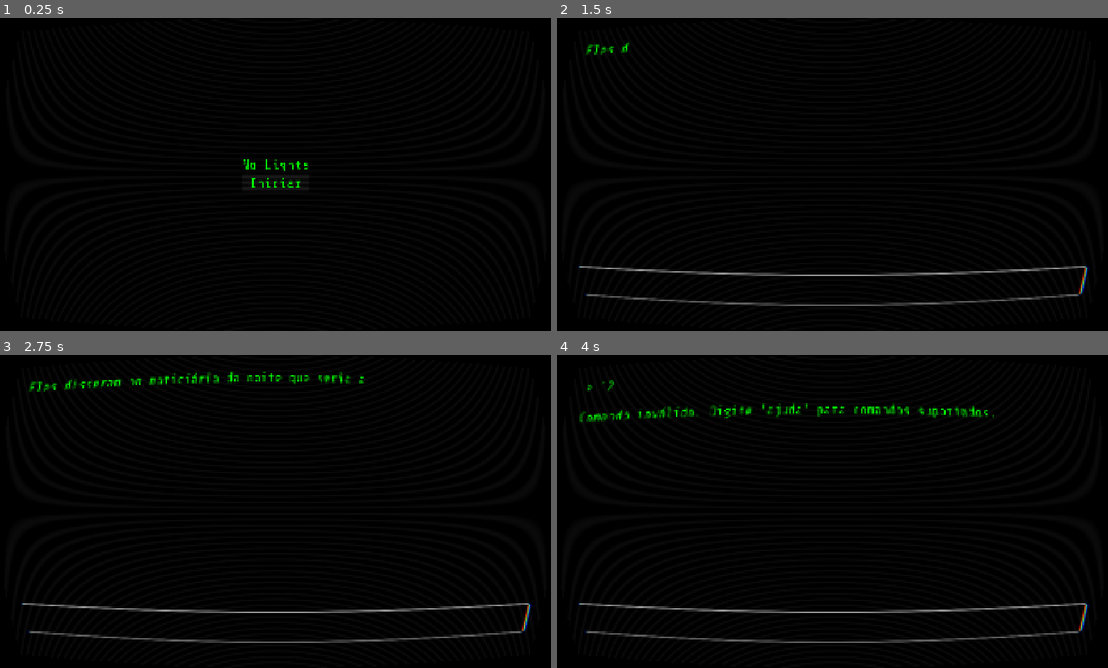
Above: before the commit, frames 1-4 (two rows, left to right).
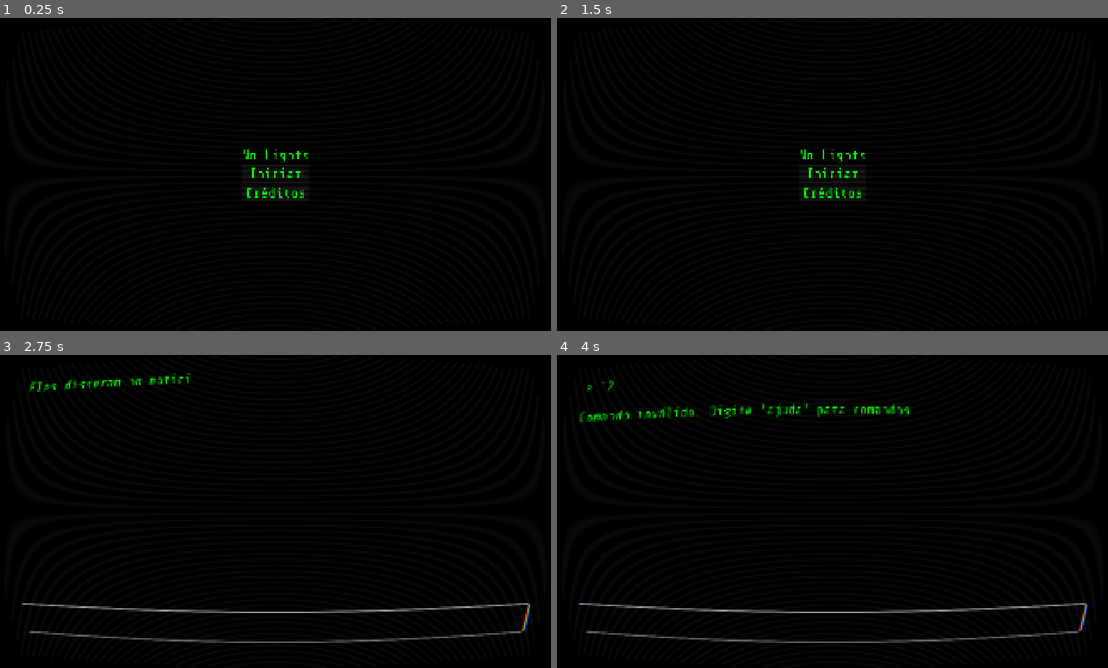
Above: after the commit, the same moments.

Repository: brenoASantana/no-lights
Game: Godot game, scene res://scenes/main_menu/main_menu.tscn
Two runs of this game, one before a commit and one after it. Both use one fixed random seed, a clock stepped at 60 frames per second and the inputs below.
Inputs (mouse positions are in pixels of both pictures, inside the frame that each line leads up to):
- Up to frame 1 (0.25 s): no input
- Up to frame 2 (1.5 s): click (832, 193) at 0.5 s, where only the run after the commit has a clickable "Créditos"; click "Iniciar" (after the commit: "Voltar ao menu") at 1.25 s
- Up to frame 3 (2.75 s): click (275, 511) at 2 s, where only the run after the commit has a clickable "Iniciar"
- Up to frame 4 (4 s): click (832, 627) at 2.77 s; type "12" at 2.85 s; tap Enter (ui_accept) at 3.5, 3.77 s; move the mouse to (865, 511) at 3.52 s

The runs differ from the first frame. In frame 1, 0.6% of the frame differs, in the area x 44-57%, y 42-58%; in frame 2, 1.9%, in the area x 3-97%, y 7-92%; in frame 3, 0.4%; in frame 4, 0.2%.

Commit message:
feat: add credits scene and navigation from main menu

Diff:
--- /dev/null
+++ b/scenes/credits/credits.gd
@@ -0,0 +1,42 @@
+extends Control
+
+# Expor a variável permite que você ajuste a velocidade direto no Inspetor da Godot, sem abrir o código
+@export var roll_speed: float = 60.0
+
+@onready var credits_container = $VBoxContainer
+
+# Called when the node enters the scene tree for the first time.
+func _ready() -> void:
+	# SETUP INICIAL:
+	# Pega a altura total da janela do jogo e empurra o container para essa exata coordenada.
+	# Isso faz o texto nascer exatamente um pixel abaixo da borda inferior da tela.
+	credits_container.position.y = get_viewport_rect().size.y
+
+
+# Called every frame. 'delta' is the elapsed time since the previous frame.
+func _process(delta: float) -> void:
+	# Permite pular os créditos apertando ESC (ou a tecla mapeada em "ui_cancel")
+	if Input.is_action_just_pressed("ui_cancel"):
+		_end_credits()
+
+	# MOVIMENTO CONTÍNUO:
+	# Subtrair do eixo Y faz o nó subir.
+	# Multiplicar pelo 'delta' é fundamental: garante que o texto suba na mesma velocidade
+	# num monitor de 60Hz ou num de 144Hz.
+	credits_container.position.y -= roll_speed * delta
+
+	# CICLO DE VIDA (Garbage Collection Visual):
+	# Como o jogo sabe que os créditos acabaram?
+	# Quando a posição Y do container ficar mais negativa do que a sua própria altura.
+	# Isso significa que a última letra da última linha cruzou a borda superior do monitor.
+	if credits_container.position.y < -credits_container.size.y:
+		_end_credits()
+
+
+func _on_button_pressed() -> void:
+	get_tree().change_scene_to_file("res://scenes/main_menu/main_menu.tscn")
+
+
+func _end_credits() -> void:
+	# O encerramento natural após a leitura completa
+	get_tree().change_scene_to_file("res://scenes/main_menu/main_menu.tscn")
--- /dev/null
+++ b/scenes/credits/credits.tscn
@@ -0,0 +1,68 @@
+[gd_scene format=3 uid="uid://mdb5dw80ljji"]
+
+[ext_resource type="FontFile" uid="uid://c5iaqtves12kf" path="res://assets/fonts/ShareTechMono-Regular.ttf" id="1_8n0nl"]
+[ext_resource type="Script" uid="uid://54mx801twrmt" path="res://scenes/credits/credits.gd" id="1_c8xcy"]
+[ext_resource type="AudioStream" uid="uid://b3204tne73rlq" path="res://assets/audio/Library Studies - Pentagram Home Video/The Closed Gate.ogg" id="2_8n0nl"]
+
+[node name="Credits" type="Control" unique_id=355567958]
+layout_mode = 3
+anchors_preset = 15
+anchor_right = 1.0
+anchor_bottom = 1.0
+grow_horizontal = 2
+grow_vertical = 2
+script = ExtResource("1_c8xcy")
+
+[node name="VBoxContainer" type="VBoxContainer" parent="." unique_id=728267829]
+layout_mode = 1
+anchors_preset = 15
+anchor_right = 1.0
+anchor_bottom = 1.0
+grow_horizontal = 2
+grow_vertical = 2
+
+[node name="RichTextLabel" type="RichTextLabel" parent="VBoxContainer" unique_id=202292074]
+layout_mode = 2
+size_flags_vertical = 3
+theme_override_colors/default_color = Color(0, 1, 0, 1)
+theme_override_fonts/normal_font = ExtResource("1_8n0nl")
+bbcode_enabled = true
+text = "[center]
+[font_size=40][b]NO LIGHTS[/b][/font_size]
+
+
+
+[color=gray]Feito, idealizado, programado e desenhado por[/color]
+[font_size=24]Breno Santana[/font_size]
+
+
+
+[color=gray]Trilha Sonora[/color]
+[font_size=24]Library Studies Album por Pentagram Home Video[/font_size]
+[/center]"
+
+[node name="Button" type="Button" parent="." unique_id=32832430]
+layout_mode = 1
+anchors_preset = 7
+anchor_left = 0.5
+anchor_top = 1.0
+anchor_right = 0.5
+anchor_bottom = 1.0
+offset_left = -186.0
+offset_top = -63.0
+offset_right = 186.0
+grow_horizontal = 2
+grow_vertical = 0
+size_flags_horizontal = 4
+size_flags_vertical = 6
+theme_override_colors/font_color = Color(0, 1, 0, 1)
+theme_override_fonts/font = ExtResource("1_8n0nl")
+theme_override_font_sizes/font_size = 48
+text = "Voltar ao menu"
+
+[node name="AudioStreamPlayer" type="AudioStreamPlayer" parent="." unique_id=2127701474]
+stream = ExtResource("2_8n0nl")
+volume_db = -15.0
+autoplay = true
+
+[connection signal="pressed" from="Button" to="." method="_on_button_pressed"]
--- a/scenes/main_menu/main_menu.gd
+++ b/scenes/main_menu/main_menu.gd
@@ -17,3 +17,7 @@
 	Input.set_mouse_mode(Input.MOUSE_MODE_CAPTURED)
 
 	get_tree().change_scene_to_file("res://scenes/terminal/terminal.tscn")
+
+
+func _on_credits_button_pressed() -> void:
+	get_tree().change_scene_to_file("res://scenes/credits/credits.tscn")
--- a/scenes/main_menu/main_menu.tscn
+++ b/scenes/main_menu/main_menu.tscn
@@ -2,7 +2,7 @@
 
 [ext_resource type="Script" uid="uid://d13f2tq5hkuq0" path="res://scenes/main_menu/main_menu.gd" id="1_fsom3"]
 [ext_resource type="FontFile" uid="uid://c5iaqtves12kf" path="res://assets/fonts/ShareTechMono-Regular.ttf" id="2_0ebjn"]
-[ext_resource type="AudioStream" uid="uid://ddvjagj70u2et" path="res://assets/audio/Library Studies/Pentagram Home Video - Flexi Disc.ogg" id="3_ob46e"]
+[ext_resource type="AudioStream" uid="uid://ddvjagj70u2et" path="res://assets/audio/Library Studies - Pentagram Home Video/Flexi Disc.ogg" id="3_ob46e"]
 
 [node name="MainMenu" type="Control" unique_id=354339325]
 layout_mode = 3
@@ -25,7 +25,7 @@
 grow_horizontal = 2
 grow_vertical = 2
 
-[node name="Label" type="Label" parent="VBoxContainer" unique_id=36427278]
+[node name="Title" type="Label" parent="VBoxContainer" unique_id=36427278]
 layout_mode = 2
 size_flags_horizontal = 4
 theme_override_colors/font_color = Color(0, 1, 0, 1)
@@ -33,7 +33,7 @@
 theme_override_font_sizes/font_size = 48
 text = "No Lights"
 
-[node name="Button" type="Button" parent="VBoxContainer" unique_id=1456618093]
+[node name="StartButton" type="Button" parent="VBoxContainer" unique_id=1456618093]
 layout_mode = 2
 size_flags_vertical = 3
 theme_override_colors/font_color = Color(0, 1, 0, 1)
@@ -41,9 +41,18 @@
 theme_override_font_sizes/font_size = 48
 text = "Iniciar"
 
+[node name="CreditsButton" type="Button" parent="VBoxContainer" unique_id=1987596663]
+layout_mode = 2
+size_flags_vertical = 3
+theme_override_colors/font_color = Color(0, 1, 0, 1)
+theme_override_fonts/font = ExtResource("2_0ebjn")
+theme_override_font_sizes/font_size = 48
+text = "Créditos"
+
 [node name="AudioStreamPlayer" type="AudioStreamPlayer" parent="." unique_id=851735316]
 stream = ExtResource("3_ob46e")
 volume_db = -15.0
 autoplay = true
 
-[connection signal="pressed" from="VBoxContainer/Button" to="." method="_on_button_pressed"]
+[connection signal="pressed" from="VBoxContainer/StartButton" to="." method="_on_button_pressed"]
+[connection signal="pressed" from="VBoxContainer/CreditsButton" to="." method="_on_credits_button_pressed"]
--- a/scenes/terminal/terminal.tscn
+++ b/scenes/terminal/terminal.tscn
@@ -1,7 +1,7 @@
 [gd_scene format=3 uid="uid://bkr57smdb54db"]
 
 [ext_resource type="FontFile" uid="uid://c5iaqtves12kf" path="res://assets/fonts/ShareTechMono-Regular.ttf" id="1_0uvmq"]
-[ext_resource type="AudioStream" uid="uid://bj0btuoe8bfdk" path="res://assets/audio/Library Studies/Pentagram Home Video - A Warning Before Reading.ogg" id="3_0uvmq"]
+[ext_resource type="AudioStream" uid="uid://bj0btuoe8bfdk" path="res://assets/audio/Library Studies - Pentagram Home Video/A Warning Before Reading.ogg" id="3_0uvmq"]
 [ext_resource type="Script" uid="uid://cpskdktncjjif" path="res://scenes/terminal/terminalScreen.gd" id="4_0u45f"]
 
 [sub_resource type="StyleBoxEmpty" id="StyleBoxEmpty_2y7k8"]
Not shown, added: assets/audio/Library Studies - Pentagram Home Video/A Warning Before Reading.ogg.import
Not shown, added: assets/audio/Library Studies - Pentagram Home Video/Flexi Disc.ogg.import
Not shown, added: assets/audio/Library Studies - Pentagram Home Video/The Closed Gate.ogg.import
Not shown, removed: assets/audio/Library Studies/Pentagram Home Video - A Warning Before Reading.ogg.import
Not shown, removed: assets/audio/Library Studies/Pentagram Home Video - Flexi Disc.ogg.import
Not shown, added: scenes/credits/credits.gd.uid
Not shown, changed: .DS_Store
Not shown, changed: assets/.DS_Store
Not shown, changed: assets/audio/.DS_Store
Not shown, added: assets/audio/Library Studies - Pentagram Home Video/.DS_Store
Not shown, added: assets/audio/Library Studies - Pentagram Home Video/A Warning Before Reading.ogg
Not shown, added: assets/audio/Library Studies - Pentagram Home Video/Flexi Disc.ogg
(and 2 more such lines)
